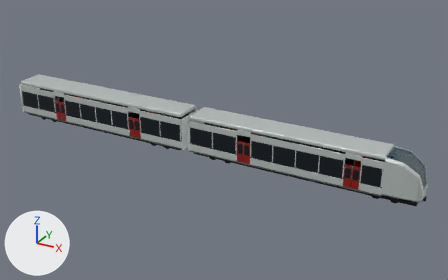
Renders of the Blender file assets/trains/EMU-1/EMU-1.blend from each side of a commit.
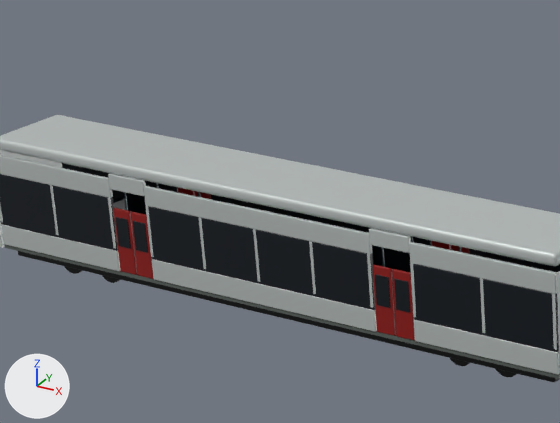
Each version appears first whole from a 50 mm camera at (6.7, -44.9, 24.3) aimed at (-18.4, 0.7, 1.5), and next in a close-up on the part from 5% to 41% of the width and 15% to 58% of the height. Every picture has the same lights, and +X, +Y and +Z are marked at lower left. The last two pictures show the newer version.

Before the edit, the objects in view are built like this:
```python
me_cube_086 = bpy.data.meshes.new('Cube.086')
me_cube_086.from_pydata(...)  # 1456 vertices, 1404 faces; spans x -2.3..17.4, y -0.1..2.8, z -1.1..0.8
me_cube_086.materials.append(mat_window_smoked)  # picture img_rail_palette_1k
me_cube_106 = bpy.data.meshes.new('Cube.106')
me_cube_106.from_pydata(...)  # 112 vertices, 108 faces; spans x -0.3..0.3, y -0.07..0.05, z -0.98..0.98
# faces by material slot: [54, 54]
me_cube_106.materials.append(mat_door_vermilion)  # picture img_rail_palette_1k
me_cube_106.materials.append(mat_window_smoked)  # picture img_rail_palette_1k
me_cube_113 = bpy.data.meshes.new('Cube.113')
me_cube_113.from_pydata(...)  # 112 vertices, 108 faces; spans x -0.3..0.3, y -0.07..0.05, z -0.98..0.98
# faces by material slot: [54, 54]
me_cube_113.materials.append(mat_door_vermilion)  # picture img_rail_palette_1k
me_cube_113.materials.append(mat_window_smoked)  # picture img_rail_palette_1k
ob_intermediate_l_door_0__1_leaf = bpy.data.objects.new('INTERMEDIATE_L_door_0_-1_leaf', me_cube_106)
ob_intermediate_l_door_0__1_leaf.parent = ob_intermediate_l_door_0__1_pivot
ob_intermediate_l_door_0__1_leaf.location = (0.325, 0.0, 0.978)
ob_intermediate_l_door_1_1_leaf = bpy.data.objects.new('INTERMEDIATE_L_door_1_1_leaf', me_cube_113)
ob_intermediate_l_door_1_1_leaf.parent = ob_intermediate_l_door_1_1_pivot
ob_intermediate_l_door_1_1_leaf.location = (-0.325, 0.0, 0.978)
ob_intermediate_static_window_smoked = bpy.data.objects.new('INTERMEDIATE_STATIC_window_smoked', me_cube_086)
ob_intermediate_static_window_smoked.parent = ob_intermediate_root
ob_intermediate_static_window_smoked.location = (-17.54, -1.35, 2.21)
# also in view: 'INTERMEDIATE_STATIC_interior' at (-31.5, 0.0, 0.7); 'INTERMEDIATE_L_door_1_-1_leaf' at (-36.4, -1.4, 1.7); 'INTERMEDIATE_STATIC_body_porcelain' at (-31.5, 0.0, 2.4); 'INTERMEDIATE_STATIC_undercarriage' at (-31.5, 0.0, 0.5); 'INTERMEDIATE_L_door_0_1_leaf' at (-26.6, -1.4, 1.7)
```
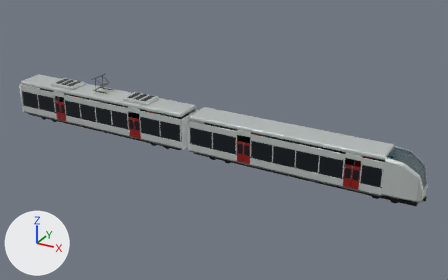
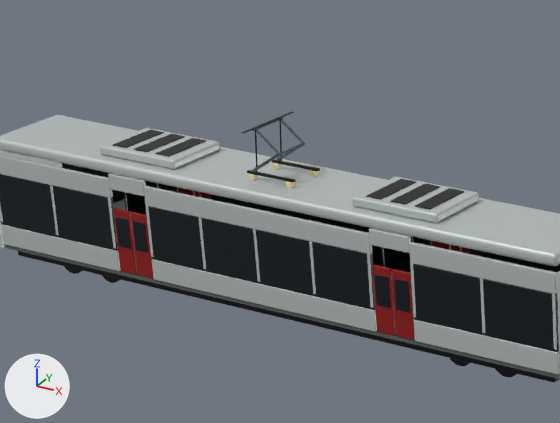
Where the change shows, as pixel boxes (x1, y1, x2, y2) in the close-ups (560 x 423 px):
'INTERMEDIATE_ROOF_EQUIPMENT_body_porcelain', added: after (100, 128, 479, 223)
'INTERMEDIATE_ROOF_EQUIPMENT_undercarriage', added: after (113, 130, 464, 210)
'INTERMEDIATE_PANTOGRAPH_undercarriage', added: after (241, 112, 320, 183)
'INTERMEDIATE_PANTOGRAPH_metal', added: after (251, 117, 305, 172)
'INTERMEDIATE_PANTOGRAPH_headlamp', added: after (249, 163, 319, 188)

The change, as a diff of the scene's bpy script:
```diff
--- a/assets/trains/EMU-1/EMU-1.blend.py
+++ b/assets/trains/EMU-1/EMU-1.blend.py
@@ me_cube_210 @@
+me_cube_210.from_pydata(...)  # 336 vertices, 324 faces; spans x -9.25..1.85, y -0.8..0.8, z -0.01..0.01
+me_cube_210.materials.append(mat_undercarriage)  # picture img_rail_palette_1k
@@ me_cube_209 @@
+me_cube_209.from_pydata(...)  # 112 vertices, 108 faces; spans x -10.4..1.4, y -1.0..1.0, z -0.14..0.14
+me_cube_209.materials.append(mat_body_porcelain)  # picture img_rail_palette_1k
@@ me_cylinder_022 @@
+me_cylinder_022.from_pydata(...)  # 144 vertices, 84 faces; spans x -0.028..1.025, y -0.698..0.635, z -0.62..0.62
+me_cylinder_022.materials.append(mat_metal)  # picture img_rail_palette_1k
@@ me_cube_206 @@
+me_cube_206.from_pydata(...)  # 216 vertices, 190 faces; spans x -0.82..0.82, y -0.55..1.6, z -0.04..1.35
+me_cube_206.materials.append(mat_undercarriage)  # picture img_rail_palette_1k
@@ me_cube_202 @@
+me_cube_202.from_pydata(...)  # 224 vertices, 216 faces; spans x -0.09..1.39, y -0.09..1.15, z -0.08..0.08
+me_cube_202.materials.append(mat_headlamp)  # picture img_rail_palette_1k
@@ ob_intermediate_roof_equipment_undercarriage @@
+ob_intermediate_roof_equipment_undercarriage = bpy.data.objects.new('INTERMEDIATE_ROOF_EQUIPMENT_undercarriage', me_cube_210)
+ob_intermediate_roof_equipment_undercarriage.parent = ob_intermediate_roof_equipment
+ob_intermediate_roof_equipment_undercarriage.location = (-6.3, 0.0, 4.395)
@@ ob_intermediate_roof_equipment @@
+ob_intermediate_roof_equipment = bpy.data.objects.new('INTERMEDIATE_ROOF_EQUIPMENT', None)
+ob_intermediate_roof_equipment.parent = ob_intermediate_root
+ob_intermediate_roof_equipment.location = (0.0, 0.0, 0.0)
@@ ob_intermediate_roof_equipment_body_porcelain @@
+ob_intermediate_roof_equipment_body_porcelain = bpy.data.objects.new('INTERMEDIATE_ROOF_EQUIPMENT_body_porcelain', me_cube_209)
+ob_intermediate_roof_equipment_body_porcelain.parent = ob_intermediate_roof_equipment
+ob_intermediate_roof_equipment_body_porcelain.location = (-5.5, 0.0, 4.24)
@@ ob_intermediate_pantograph_metal @@
+ob_intermediate_pantograph_metal = bpy.data.objects.new('INTERMEDIATE_PANTOGRAPH_metal', me_cylinder_022)
+ob_intermediate_pantograph_metal.parent = ob_intermediate_pantograph
+ob_intermediate_pantograph_metal.location = (0.35, 0.0, 5.0)
+ob_intermediate_pantograph_metal.rotation_euler = (-1.571, -3.142, 0.0)  # degrees (-90, -180, 0)
@@ ob_intermediate_pantograph @@
+ob_intermediate_pantograph = bpy.data.objects.new('INTERMEDIATE_PANTOGRAPH', None)
+ob_intermediate_pantograph.parent = ob_intermediate_root
+ob_intermediate_pantograph.location = (-10.0, 0.0, 0.0)
@@ ob_intermediate_pantograph_undercarriage @@
+ob_intermediate_pantograph_undercarriage = bpy.data.objects.new('INTERMEDIATE_PANTOGRAPH_undercarriage', me_cube_206)
+ob_intermediate_pantograph_undercarriage.parent = ob_intermediate_pantograph
+ob_intermediate_pantograph_undercarriage.location = (0.0, -0.53, 4.3)
@@ ob_intermediate_pantograph_headlamp @@
+ob_intermediate_pantograph_headlamp = bpy.data.objects.new('INTERMEDIATE_PANTOGRAPH_headlamp', me_cube_202)
+ob_intermediate_pantograph_headlamp.parent = ob_intermediate_pantograph
+ob_intermediate_pantograph_headlamp.location = (-0.65, -0.53, 4.18)
```
